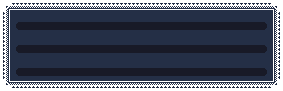
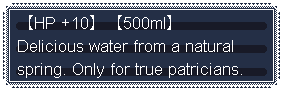
Comparing the layer stacks of the two (283, 91) images. Changes:
added layer "EN" above "JP" over [18, 15, 242, 78]
